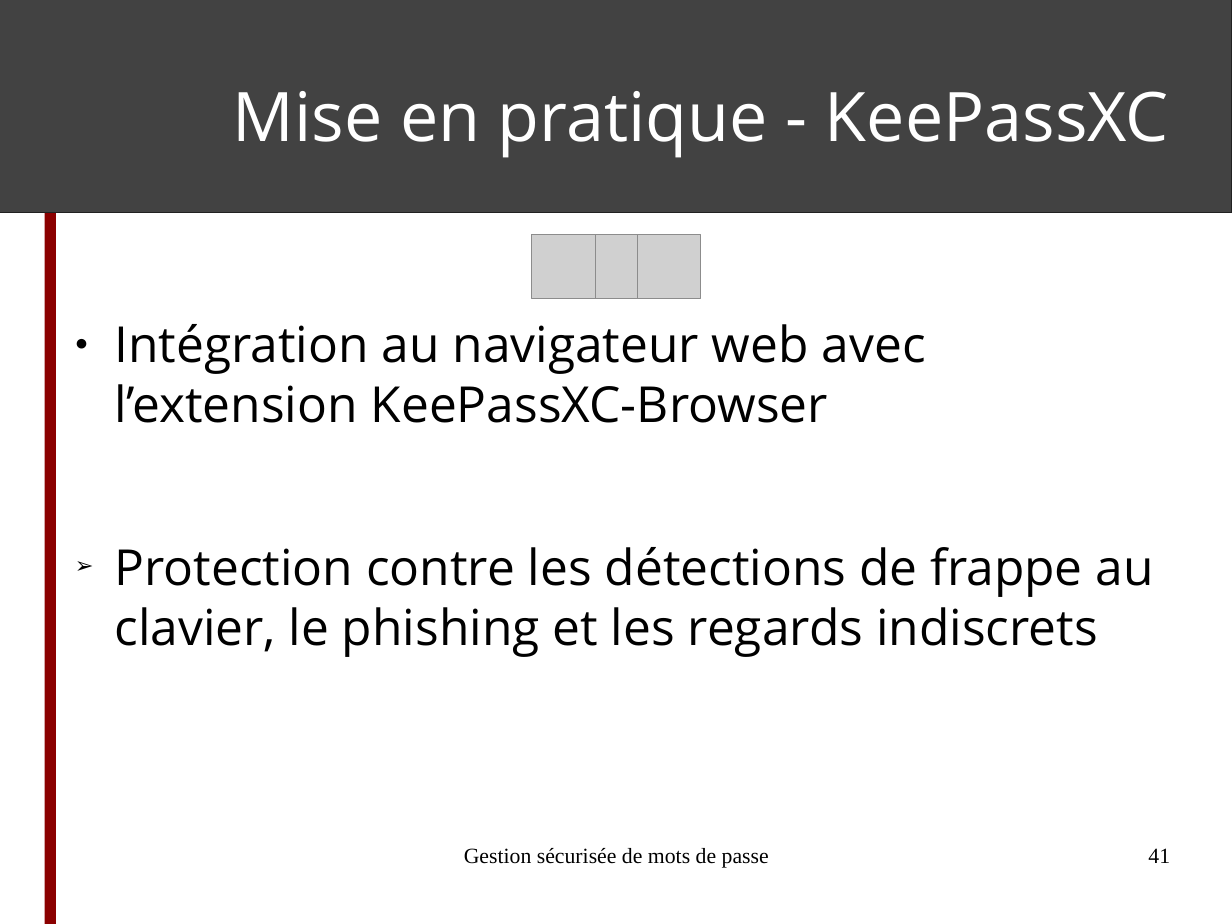
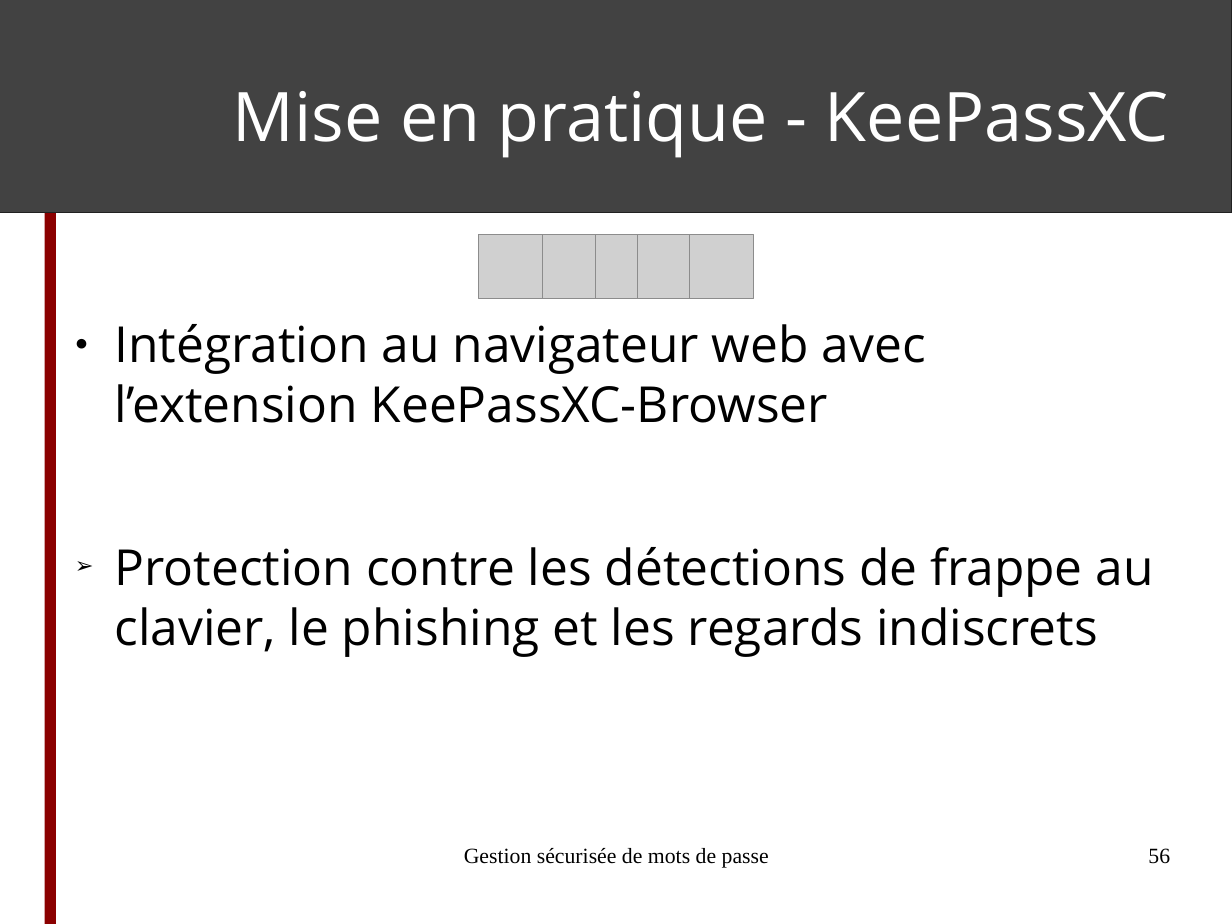
Before and after one commit to ftassy/Voyages-en-Cyberie, a slide deck: slide 56 of module_mots_de_passe/Gestion_securisee_de_mots_de_passe.odp (slide 41 before the commit). Drawn at 1232x924 pixels with LibreOffice and Linux fonts; fonts in the diff are those of the drawing; grey boxes stand for pictures. Boxes give left, top, right and bottom in pixels: in the first picture for what was removed or moved away, otherwise in the second. Text is boxed around its words. In the diff, an @@ line names an element or a change of style, - is before the commit and + after.

Commit message:
Mise à jour de la présentation des mots de passes et du README

```diff
--- a/module_mots_de_passe/Gestion_securisee_de_mots_de_passe.odp
+++ b/module_mots_de_passe/Gestion_securisee_de_mots_de_passe.odp
@@ picture added at box(478, 235, 542, 298) @@
@@ picture added at box(690, 235, 754, 298) @@
@@ page number at box(1148, 848, 1170, 864): text changed @@
-41
+56
```
Also in this commit, not shown: 4 other slides changed, 2 slides added, 1 slide removed, 1 other file.
